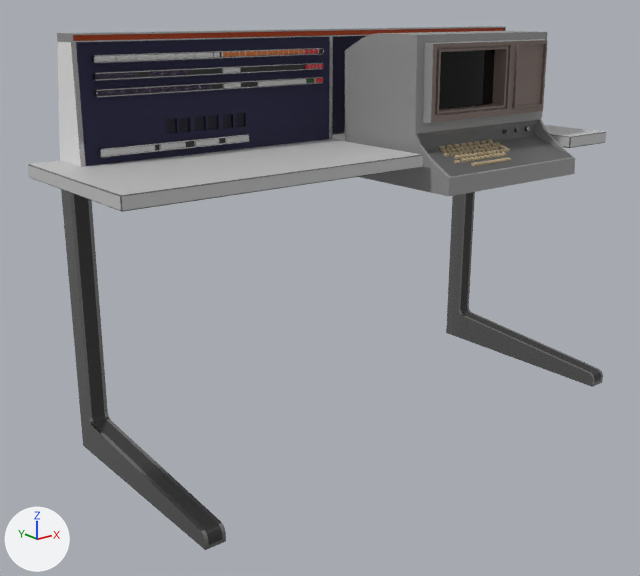
The glTF model Assets/Art/Meshes/Scene Univac/Interactables/Univac_CPU.glb: old version first, new version second.
Both versions are drawn from a 50 mm lens placed at (-2.35, -2.61, 1.65), pointed at (-0.22, 0.06, 0.58). Every picture has the same lights, and +X, +Y and +Z are marked at lower left. Where no turn or scale is listed for an object, it has been applied to the vertices. Vertices at the same position are counted once.
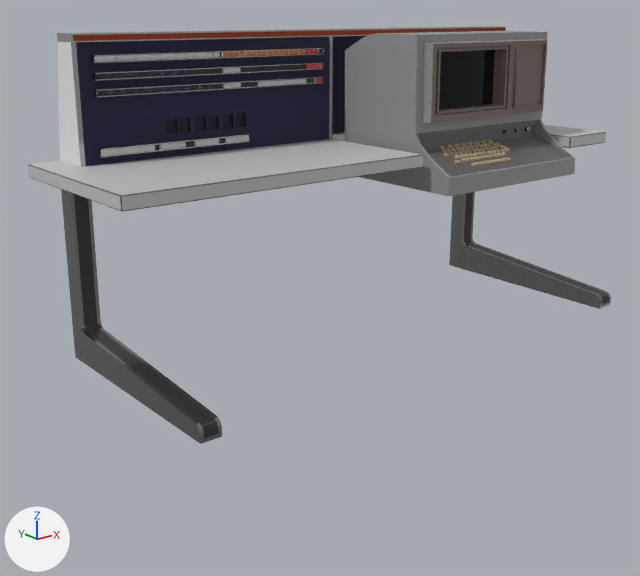
The newer file is also turned or shifted as a whole; pictures and numbers use the older file's frame.

What changed in the scene script:
```text
Change me_cube_062:
    used by ob_cube_001; location = (-0.227, 0.161, 0.007)
    remove me_cube_062.from_pydata(...)  # 5303 vertices, 9360 faces; spans x -0.99..1.36, y -0.62..0.31, z 0.0..1.57
    add me_cube_062.from_pydata(...)  # 5303 vertices, 9360 faces; spans x -0.99..1.36, y -0.62..0.31, z 0.37..1.57
    me_cube_062 part 1
    28 faces are deleted
    20 vertices in x -0.88..-0.8, y -0.62..0.21, z 0.01..0.15 move by (0.0, 0.0, 0.38)
    18 vertices in x -0.88..-0.8, y -0.62..0.29, z 0.0..0.13 move by (0.0, 0.0, 0.37)
    9 new faces join them, mat_univac_board_back_side (white #e9e9e9)
    19 new faces join them, mat_univac_board_metal (light grey #c8c8c8)
    me_cube_062 part 2
    30 faces are deleted
    20 vertices in x 1.18..1.26, y -0.62..0.21, z 0.01..0.15 move by (0.0, 0.0, 0.38)
    18 vertices in x 1.18..1.26, y -0.62..0.29, z 0.0..0.13 move by (0.0, 0.0, 0.37)
    4 vertices move within x 1.32, y 0.22, z 1.48..1.49
    5 new faces join them, mat_univac_board_back_side (white #e9e9e9)
    6 new faces join them, mat_univac_board_metal (light grey #c8c8c8)
    5 new faces join them, mat_univac_board_main (dark blue #15113a)
    8 new faces join them, mat_univac_board_buttons_white (grey #bcbcbc)
    6 new faces join them, mat_univac_board_buttons_green (dark green #134412)
```

Pixel boxes (x1, y1, x2, y2) of what changed, in the pictures (640 x 576 px; the box of a moved part takes in the faces that stretch with it):
part 1 of me_cube_062, moved or reshaped
    before: (61, 56, 226, 550)
    after: (61, 56, 222, 444)
part 2 of me_cube_062, moved or reshaped
    before: (309, 78, 603, 387)
    after: (309, 78, 611, 309)
